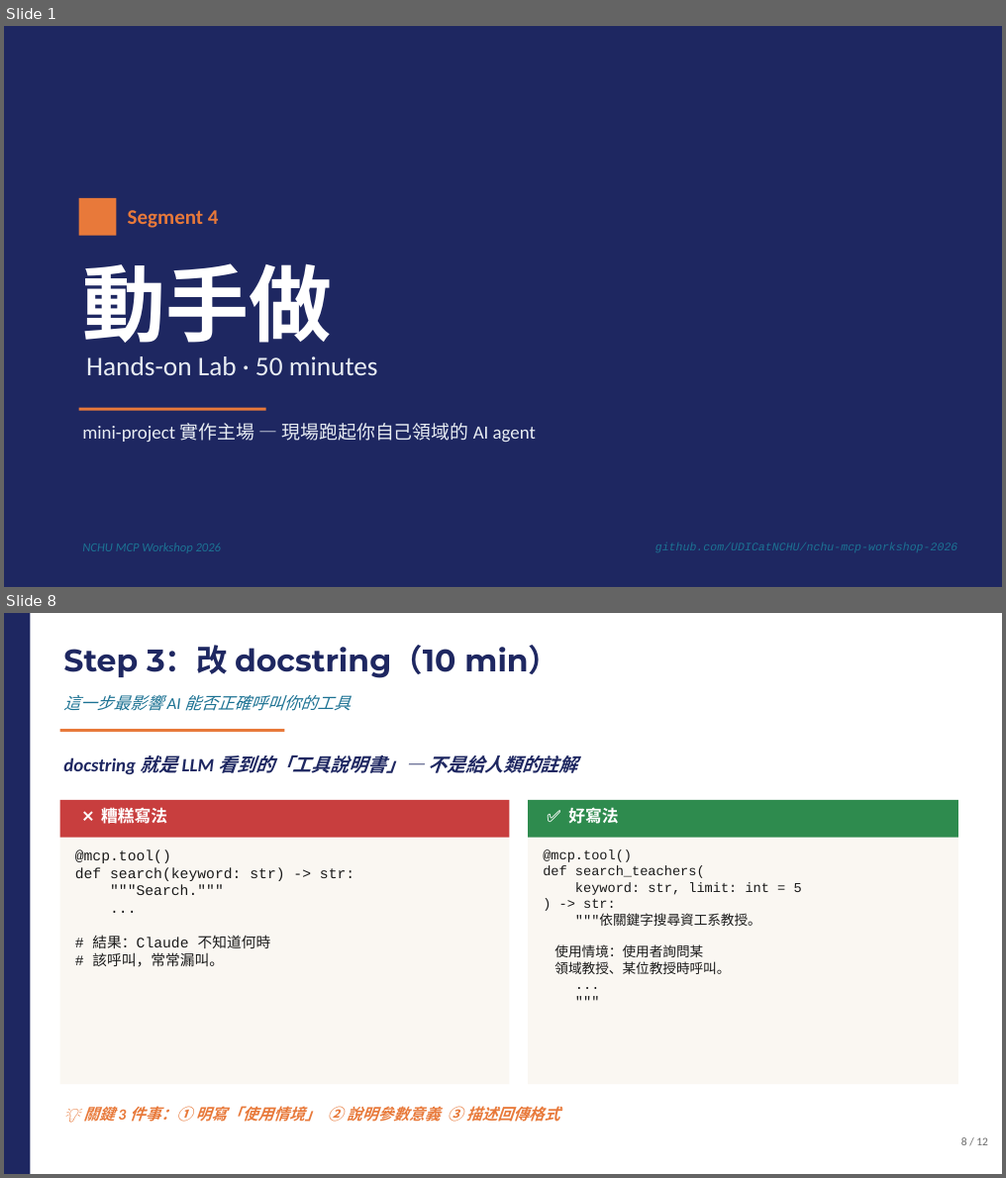
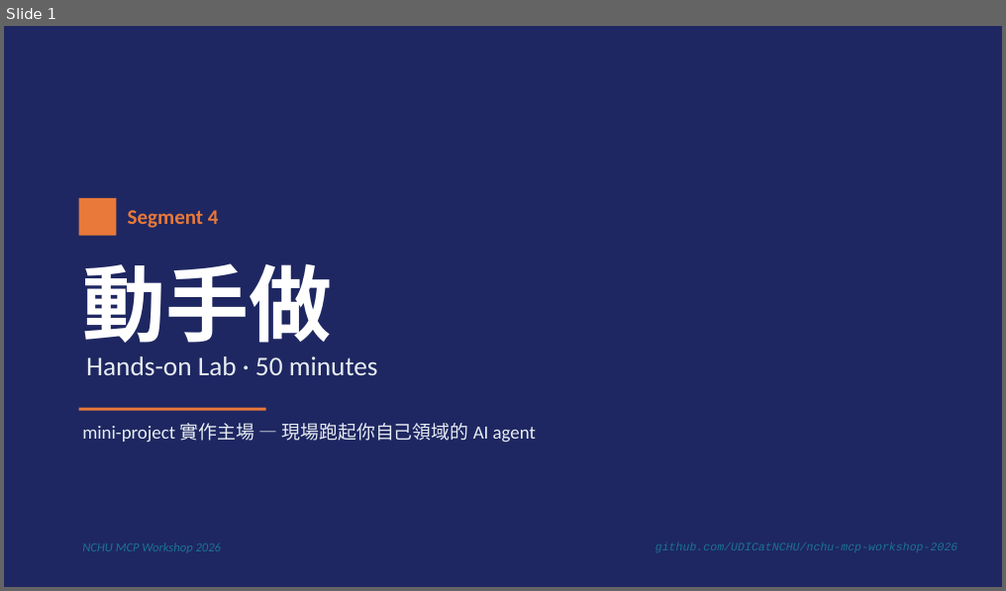
Before and after one commit to UDICatNCHU/nchu-mcp-workshop-2026, a slide deck: 04-hands-on-lab.pptx. Shown one above the other, each under a label of ours: slides 1 and 8 before the commit, slide 1 after it; the slides between them are not shown. The pictures are 1006x1178 and 1006x591 pixels, drawn with LibreOffice and Linux fonts; fonts in the diff are those of the drawing. Boxes give left, top, right and bottom in pixels: in the first picture for what was removed or moved away, otherwise in the second. Text is boxed around its words. In the diff, an @@ line names an element or a change of style, - is before the commit and + after.

Commit message:
feat: strengthen Segment 4 hands-on deck (12 → 15 slides, code-truth aligned)
Round 1 — pacing & facilitation (12 → 14):
- Slide 5 NEW: 行前準備 4 步驟（git clone / API key / .env / setup.sh）
- Slide 6 (was Quick Start) 砍成 3 步驟現場版
- Slide 7 (was Slide 10) 上提為「選你的 LLM 路線」雙欄對照
- Slide 13 NEW: Show & Tell facilitation prompt（35–45 min 交叉展示）

Round 2 — 用 mini-project 真程式碼強化（14 → 15）:
- Slide 5 NEW: 「agent loop 真實長這樣」秀 llm-client.js:23-69 簡化版
  + 三張註腳卡（餵 / 結束 / 工具）+ maxIterations 護欄
- Slide 4 架構圖：↓ 改 ⇅、加「LLM API」旁支 + ⟷ 箭頭，破除單向 pipeline 錯覺
- Slide 7 Quick Start：拆「你輸入 / 你應該看到」雙 code block，秀真實 console output
- Slide 8 路線選擇：加「N+M 的甜蜜」mini-block，並排
  getAnthropicTools() vs getOpenAITools() 4 行 adapter 差別
- Slide 11 docstring：bad/good 假 code → hello_tool vs teachers_tool 真實對照
  （含跨工具線索「通常在 search_teachers 找到候選名單後再呼叫」）
- Slide 13 卡點補 2 條：config.json key vs FastMCP() 名稱不一致 / uv sync 沒跑

Other:
- CLAUDE.md: Segment 1 標籤從「🔨 製作中」修正為「✅ 初稿完成（21 張）」

```diff
--- a/04-hands-on-lab.pptx
+++ b/04-hands-on-lab.pptx
@@ slide 8 removed at bbox=[4, 613, 1002, 1174], background #FFFFFF @@
@@ rectangle removed at bbox=[4, 613, 1002, 1174] @@
@@ rectangle removed at bbox=[4, 613, 30, 1174] @@
@@ text removed at bbox=[63, 645, 559, 678] @@
-Step 3：改 docstring（10 min）
@@ text removed at bbox=[63, 695, 350, 711] @@
-這一步最影響 AI 能否正確呼叫你的工具
@@ rectangle removed at bbox=[60, 729, 285, 732] @@
@@ text removed at bbox=[63, 756, 578, 774] @@
-docstring 就是 LLM 看到的「工具說明書」— 不是給人類的註解
@@ rectangle removed at bbox=[60, 800, 509, 1084] @@
@@ rectangle removed at bbox=[60, 800, 509, 838] @@
@@ text removed at bbox=[101, 805, 167, 827] @@
-❌ 糟糕寫法
@@ rectangle removed at bbox=[528, 800, 958, 1084] @@
@@ rectangle removed at bbox=[528, 800, 958, 838] @@
@@ text removed at bbox=[568, 807, 618, 824] @@
-✅ 好寫法
@@ text removed at bbox=[75, 850, 354, 967] @@
-@mcp.tool()
-def search(keyword: str) -> str:
-"""Search."""
-...
-# 結果：Claude 不知道何時
-# 該呼叫，常常漏叫。
@@ text removed at bbox=[543, 850, 802, 974] @@
-@mcp.tool()
-def search_teachers(
-keyword: str, limit: int = 5
-) -> str:
-"""依關鍵字搜尋資工系教授。
-使用情境：使用者詢問某
-領域教授、某位教授時呼叫。
-...
-"""
@@ text removed at bbox=[83, 1103, 559, 1125] @@
-💡 關鍵 3 件事：① 明寫「使用情境」 ② 說明參數意義 ③ 描述回傳格式
@@ text removed at bbox=[961, 1138, 988, 1146] @@
-8 / 12
```
Also in this commit, not shown: 6 slides changed, 7 slides added, 3 other slides removed, 2 other files.
